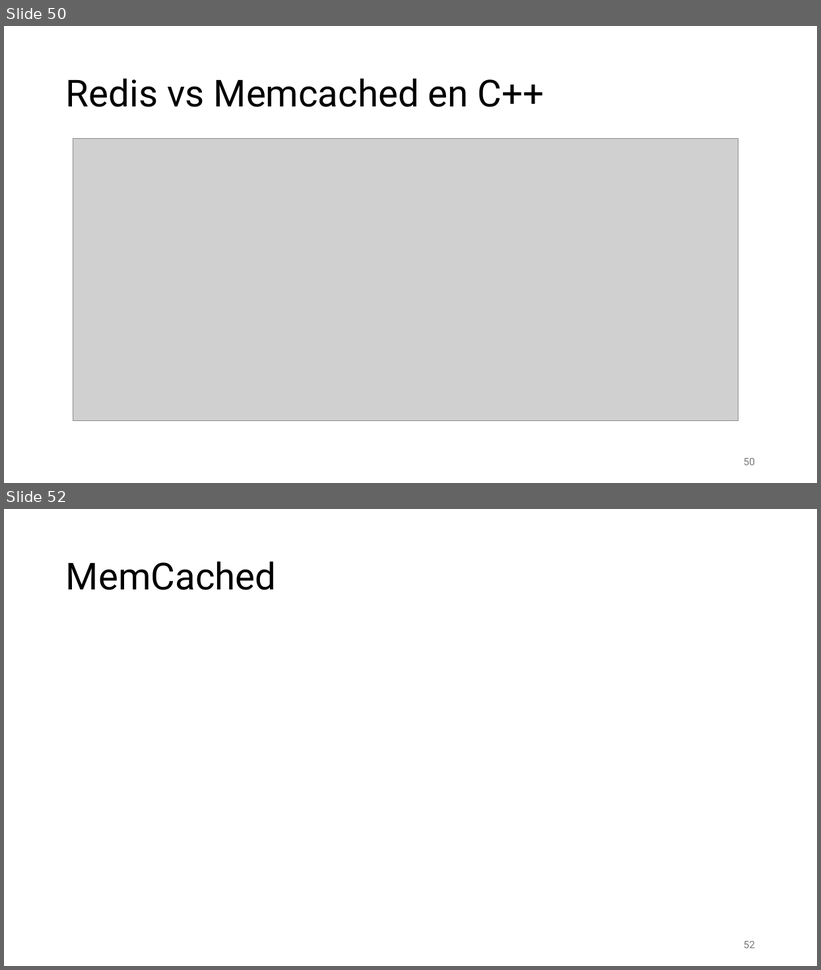
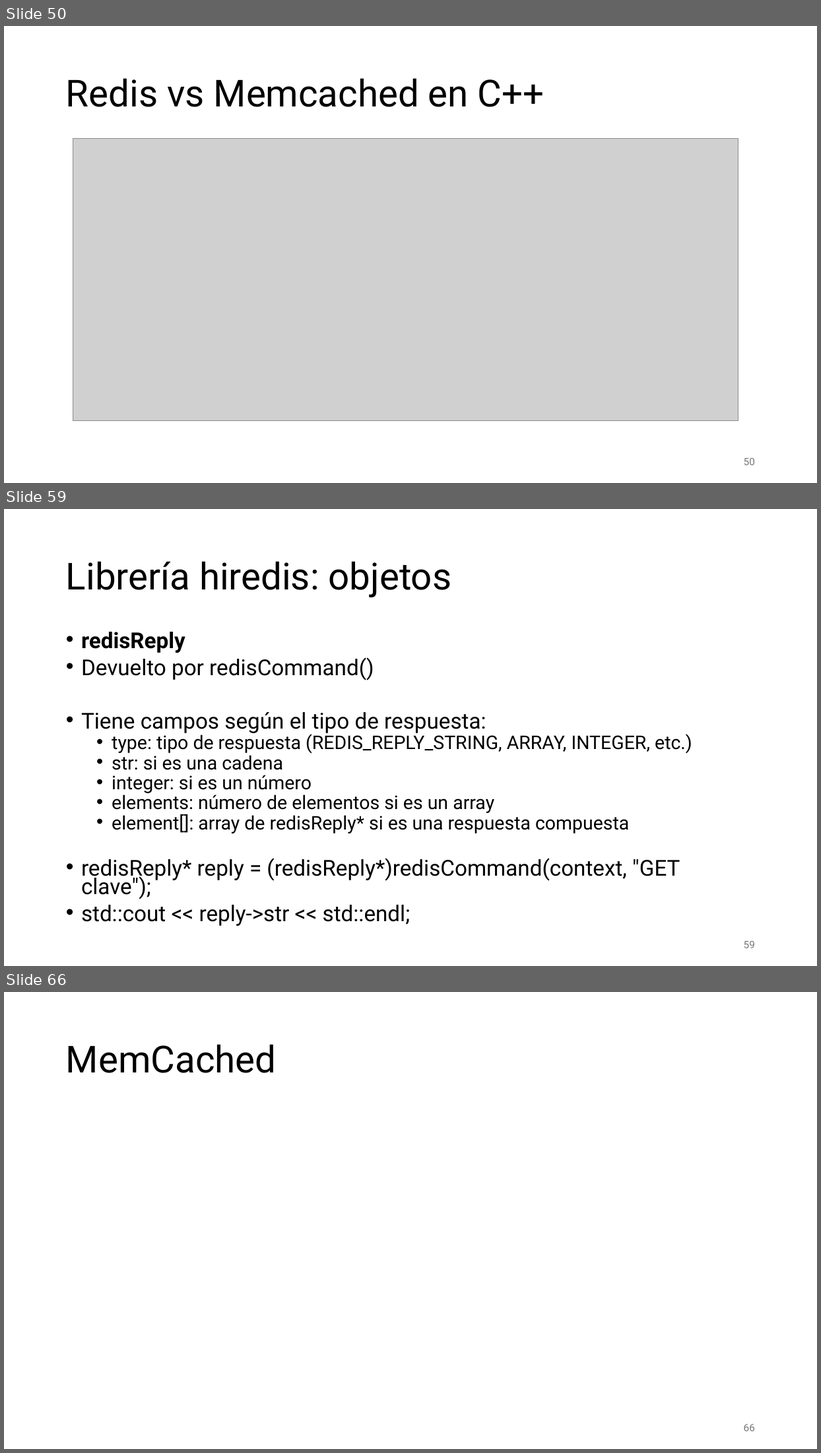
Before and after one commit to aldebarran22/CURSO_CPP_SERVICIOS_30H, a slide deck: doc/4_Gestion_estado_persistencia.pptx. Shown one above the other, each under a label of ours: slides 50 and 52 before the commit, slides 50, 59 and 66 after it; the slides between them are not shown. The pictures are 821x970 and 821x1453 pixels, drawn with LibreOffice and Linux fonts; fonts in the diff are those of the drawing; grey boxes stand for pictures. Boxes give left, top, right and bottom in pixels: in the first picture for what was removed or moved away, otherwise in the second. Text is boxed around its words. In the diff, an @@ line names an element or a change of style, - is before the commit and + after.

```diff
--- a/doc/4_Gestion_estado_persistencia.pptx
+++ b/doc/4_Gestion_estado_persistencia.pptx
@@ slide 59 added at [4,509,817,966], background #FFFFFF @@
@@ title added at [66,561,452,597], 44 pt, text #000000 @@
+Librería hiredis: objetos
@@ text added at [81,632,692,926], 22.2 pt, text #000000 @@
+• redisReply
+• Devuelto por redisCommand()
+• Tiene campos según el tipo de respuesta:
+  • type: tipo de respuesta (REDIS_REPLY_STRING, ARRAY, INTEGER, etc.)
+  • str: si es una cadena
+  • integer: si es un número
+  • elements: número de elementos si es un array
+  • element[]: array de redisReply* si es una respuesta compuesta
+• redisReply* reply = (redisReply*)redisCommand(context, "GET clave");
+• std::cout << reply->str << std::endl;
@@ page number added at [744,941,755,949], 12 pt, text #797979 @@
+59
@@ what was slide 52 is now slide 66 @@
@@ page number at [744,1424,755,1432]: text changed @@
-52
+66
```
Also in this commit, not shown: 1 slide changed, 14 other slides added, 1 slide removed, 21 other files.
